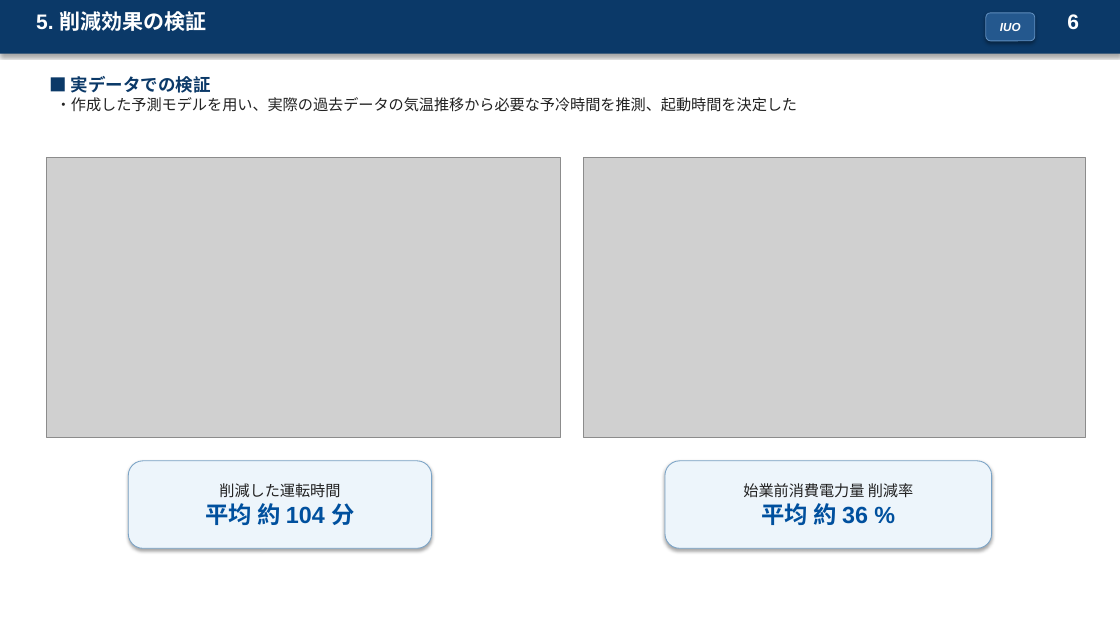
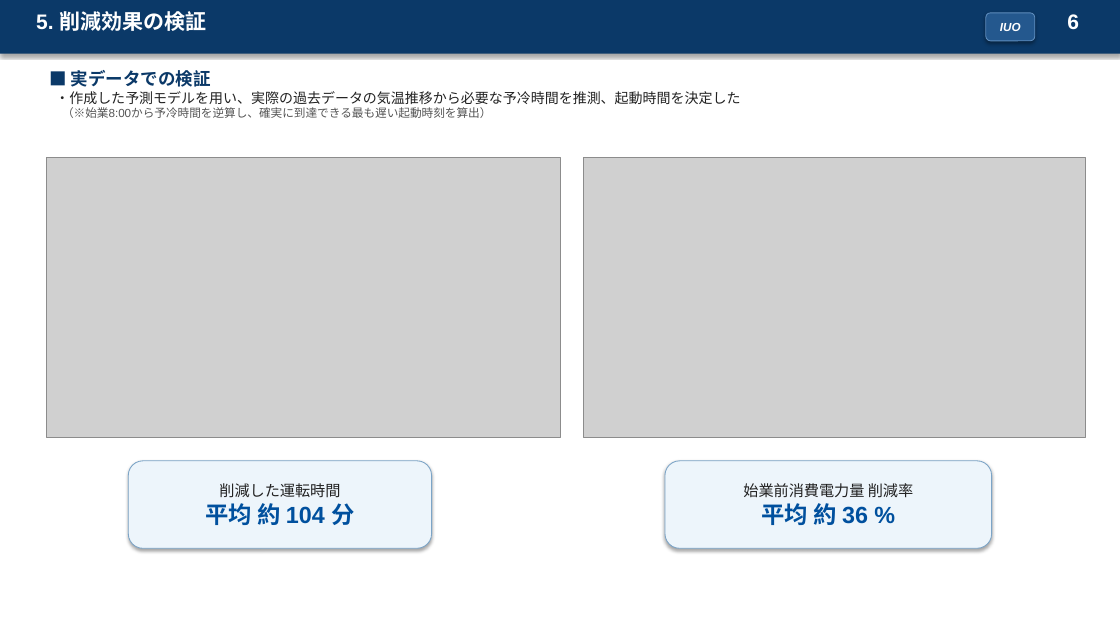
Before and after one commit to koshikai/koshikai, a slide deck: slide 6 of public/slides/hvac-precooling-slides.pptx. Drawn at 1120x630 pixels with LibreOffice and Linux fonts; fonts in the diff are those of the drawing; grey boxes stand for pictures. Boxes give left, top, right and bottom in pixels: in the first picture for what was removed or moved away, otherwise in the second. Text is boxed around its words. In the diff, an @@ line names an element or a change of style, - is before the commit and + after.

```diff
--- a/public/slides/hvac-precooling-slides.pptx
+++ b/public/slides/hvac-precooling-slides.pptx
@@ text at <box>55,91,740,104</box>: size 13 to 12 pt in "・作成した予測モデルを用い、実際の過去データの気温推移から必要な予冷時間を推測、起動時間を決定した" @@
@@ text at <box>62,107,491,118</box>: paragraph added @@
+（※始業8:00から予冷時間を逆算し、確実に到達できる最も遅い起動時刻を算出）
```
Also in this commit, not shown: 1 other slide changed, 2 other files.
